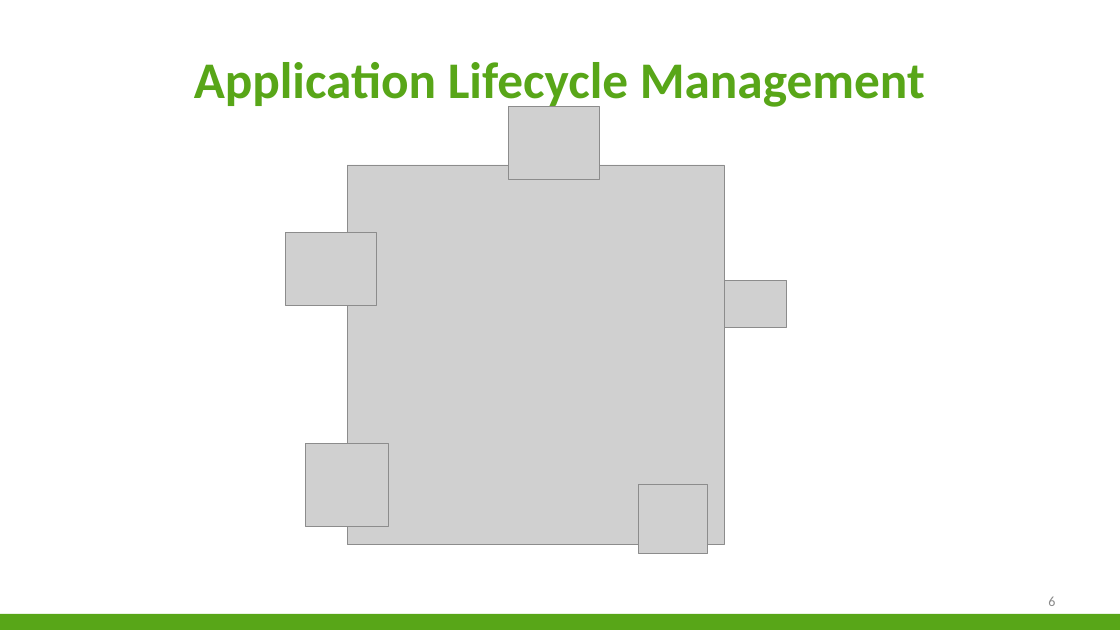
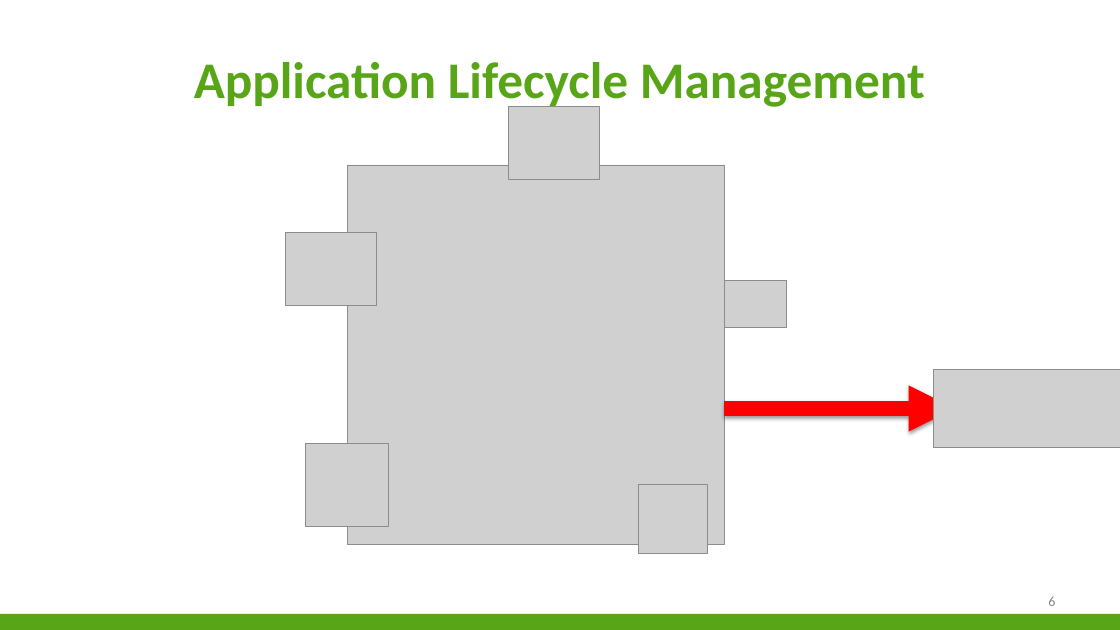
Before and after one commit to niekvandael/iTalent, a slide deck: slide 6 of italent/documents/Presentatie/Presentatie.pptx. Drawn at 1120x630 pixels with LibreOffice and Linux fonts; fonts in the diff are those of the drawing; grey boxes stand for pictures; background and template pictures are left out. Boxes give left, top, right and bottom in pixels: in the first picture for what was removed or moved away, otherwise in the second. Text is boxed around its words. In the diff, an @@ line names an element or a change of style, - is before the commit and + after.

```diff
--- a/italent/documents/Presentatie/Presentatie.pptx
+++ b/italent/documents/Presentatie/Presentatie.pptx
@@ picture added at [933, 370, 1120, 447] @@
@@ arrow added from (724, 408) to (955, 408), #FF0000 13.25 pt @@
```
Also in this commit, not shown: 1 other slide changed, 3 slides added, 2 slides removed.
